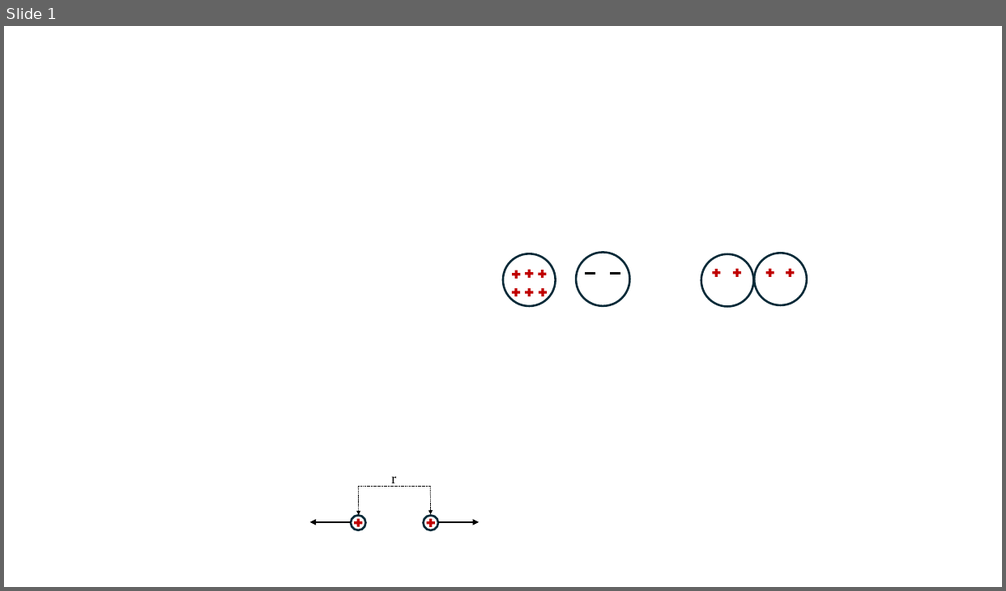
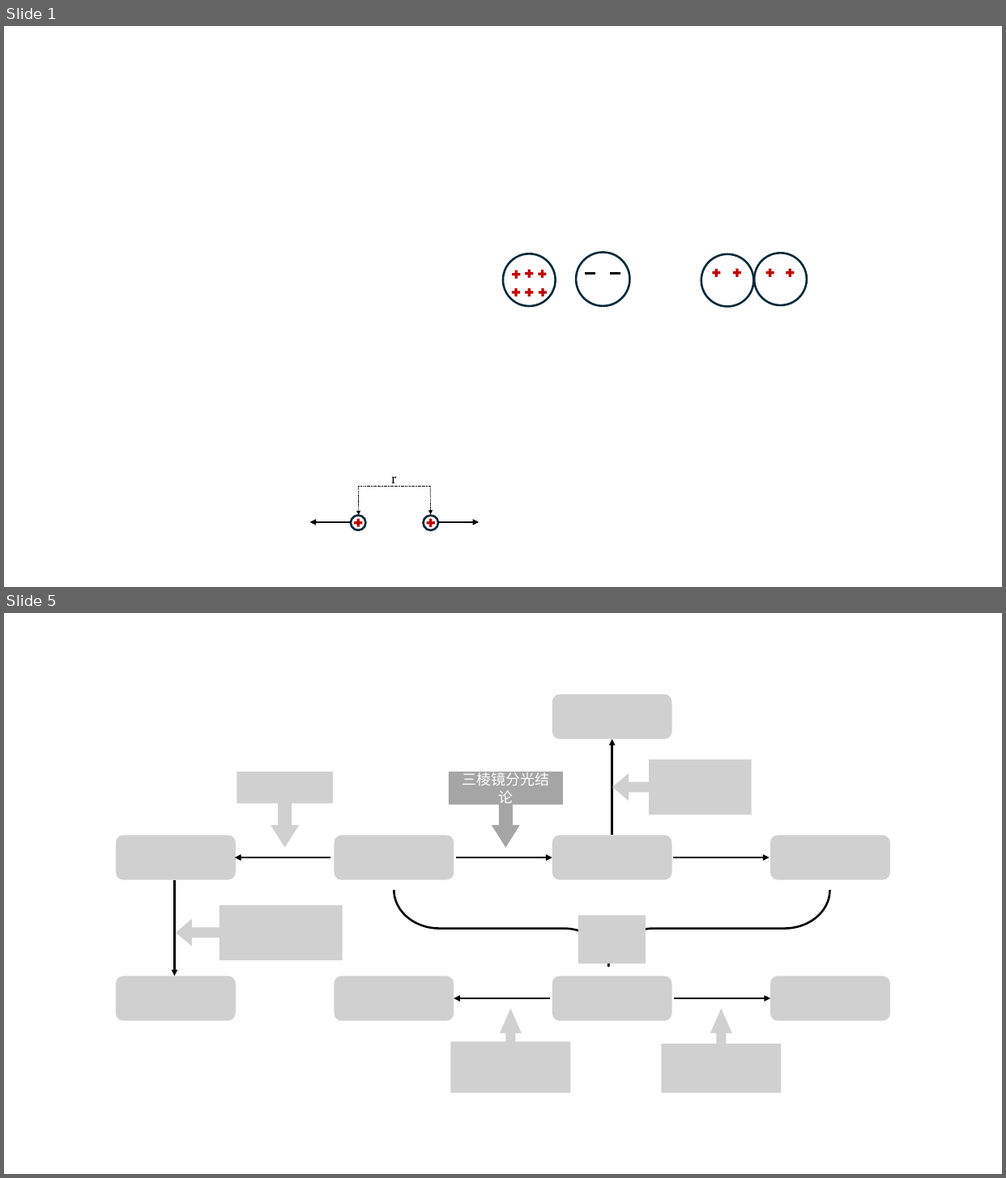
Before and after one commit to Richardxm2062/HS-Physics, a slide deck: Teacher/选修3-1/pictures/pictures.pptx. Shown one above the other, each under a label of ours: slide 1 before the commit, slides 1 and 5 after it; the slides between them are not shown. The pictures are 1006x591 and 1006x1178 pixels, drawn with LibreOffice and Linux fonts; fonts in the diff are those of the drawing; grey boxes stand for pictures. Boxes give left, top, right and bottom in pixels: in the first picture for what was removed or moved away, otherwise in the second. Text is boxed around its words. In the diff, an @@ line names an element or a change of style, - is before the commit and + after.

```diff
--- a/Teacher/选修3-1/pictures/pictures.pptx
+++ b/Teacher/选修3-1/pictures/pictures.pptx
@@ slide 5 added at (x1=4, y1=613, x2=1002, y2=1174), background #FFFFFF @@
@@ group added at (x1=116, y1=695, x2=890, y2=1093): 15 pictures, 7 arrows, 1 left arrow callout, 1 right brace @@
+三棱镜分光结论
```
Also in this commit, not shown: 3 other slides added, 3 other files.
